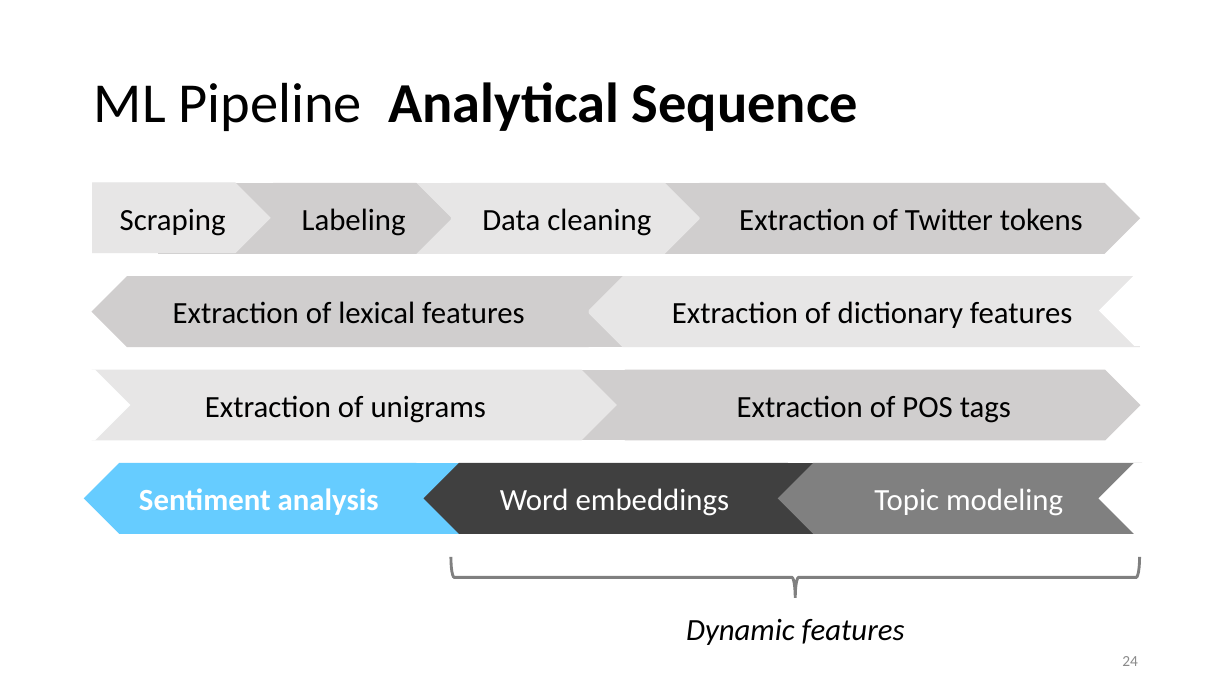
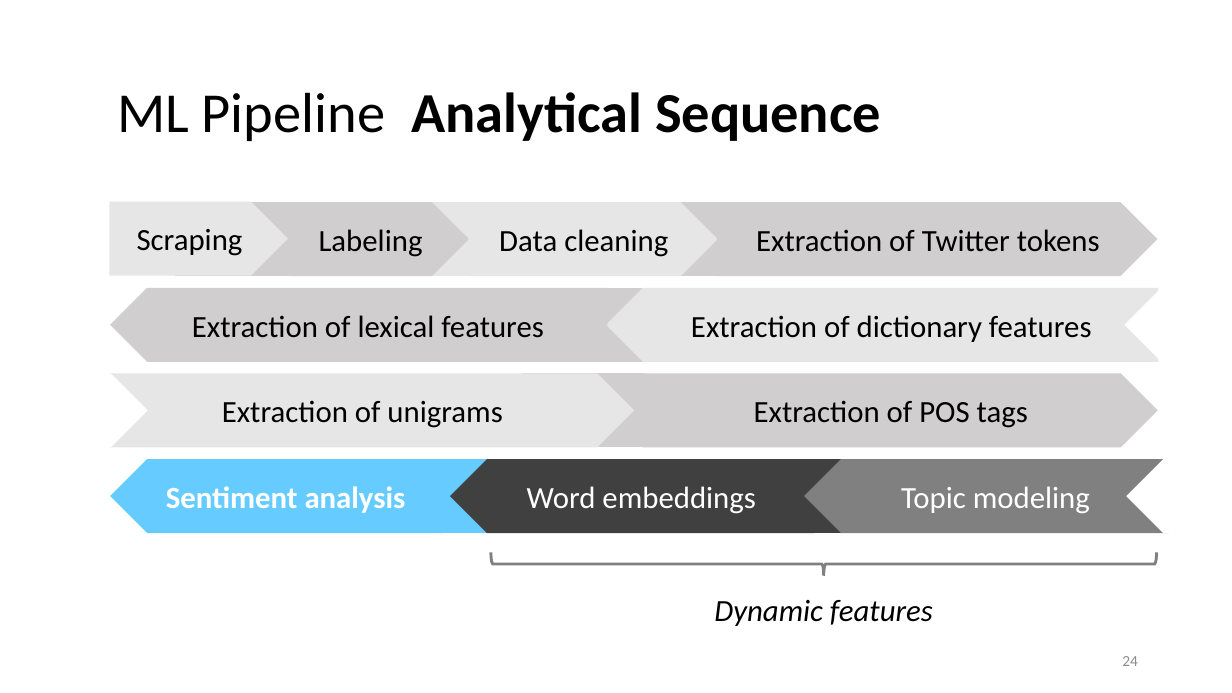
Before and after one commit to lisa-wm/consulting, a slide deck: slide 24 of 5_seminar/Contents_Part_01/Präsentation_Teil1.pptx. Drawn at 1232x693 pixels with LibreOffice and Linux fonts; fonts in the diff are those of the drawing. Boxes give left, top, right and bottom in pixels: in the first picture for what was removed or moved away, otherwise in the second. Text is boxed around its words. In the diff, an @@ line names an element or a change of style, - is before the commit and + after.

```diff
--- a/5_seminar/Contents_Part_01/Präsentation_Teil1.pptx
+++ b/5_seminar/Contents_Part_01/Präsentation_Teil1.pptx
@@ title "ML Pipeline Analytical Sequence" moved from (x1=94, y1=82, x2=858, y2=131) to (x1=117, y1=92, x2=881, y2=141) @@
@@ pentagon arrow "Scraping" resized from (x1=92, y1=183, x2=270, y2=252) to (x1=110, y1=202, x2=287, y2=275) @@
@@ rectangle resized from (x1=159, y1=184, x2=274, y2=253) to (x1=176, y1=202, x2=291, y2=275) @@
@@ pentagon arrow "Labeling" resized from (x1=274, y1=184, x2=451, y2=253) to (x1=291, y1=202, x2=469, y2=275) @@
@@ rectangle resized from (x1=404, y1=184, x2=496, y2=253) to (x1=421, y1=202, x2=514, y2=275) @@
@@ pentagon arrow "Data cleaning" resized from (x1=452, y1=184, x2=700, y2=253) to (x1=470, y1=202, x2=717, y2=275) @@
@@ rectangle resized from (x1=643, y1=184, x2=736, y2=253) to (x1=661, y1=202, x2=753, y2=275) @@
@@ pentagon arrow "Extraction of Twitter tokens" resized from (x1=701, y1=184, x2=1140, y2=253) to (x1=718, y1=202, x2=1157, y2=275) @@
@@ 2 pentagon arrows, 1 rectangle moved together from (x1=92, y1=277, x2=1139, y2=347) to (x1=111, y1=288, x2=1158, y2=361) @@
@@ pentagon arrow moved from (x1=1100, y1=275, x2=1178, y2=345) to (x1=1126, y1=288, x2=1204, y2=361) @@
@@ pentagon arrow resized from (x1=55, y1=371, x2=129, y2=440) to (x1=73, y1=374, x2=147, y2=447) @@
@@ pentagon arrow "Extraction of unigrams" resized from (x1=92, y1=371, x2=616, y2=440) to (x1=110, y1=374, x2=634, y2=447) @@
@@ rectangle resized from (x1=506, y1=371, x2=626, y2=440) to (x1=523, y1=374, x2=643, y2=447) @@
@@ pentagon arrow "Extraction of POS tags" resized from (x1=626, y1=371, x2=1140, y2=440) to (x1=643, y1=374, x2=1157, y2=447) @@
@@ pentagon arrow "Sentiment analysis" resized from (x1=85, y1=464, x2=416, y2=533) to (x1=111, y1=460, x2=442, y2=533) @@
@@ rectangle resized from (x1=390, y1=464, x2=482, y2=533) to (x1=416, y1=460, x2=508, y2=533) @@
@@ pentagon arrow "Word embeddings" resized from (x1=424, y1=464, x2=787, y2=533) to (x1=451, y1=460, x2=814, y2=533) @@
@@ rectangle resized from (x1=759, y1=464, x2=851, y2=533) to (x1=785, y1=460, x2=877, y2=533) @@
@@ pentagon arrow "Topic modeling" resized from (x1=779, y1=464, x2=1142, y2=533) to (x1=805, y1=460, x2=1168, y2=533) @@
@@ pentagon arrow resized from (x1=1100, y1=464, x2=1178, y2=533) to (x1=1128, y1=460, x2=1206, y2=533) @@
@@ right brace resized from (x1=451, y1=557, x2=1140, y2=598) to (x1=491, y1=552, x2=1157, y2=575) @@
@@ speech box "Dynamic features" moved from (x1=676, y1=605, x2=916, y2=651) to (x1=703, y1=587, x2=944, y2=632) @@
```
Also in this commit, not shown: 34 other slides changed, 9 other files.
